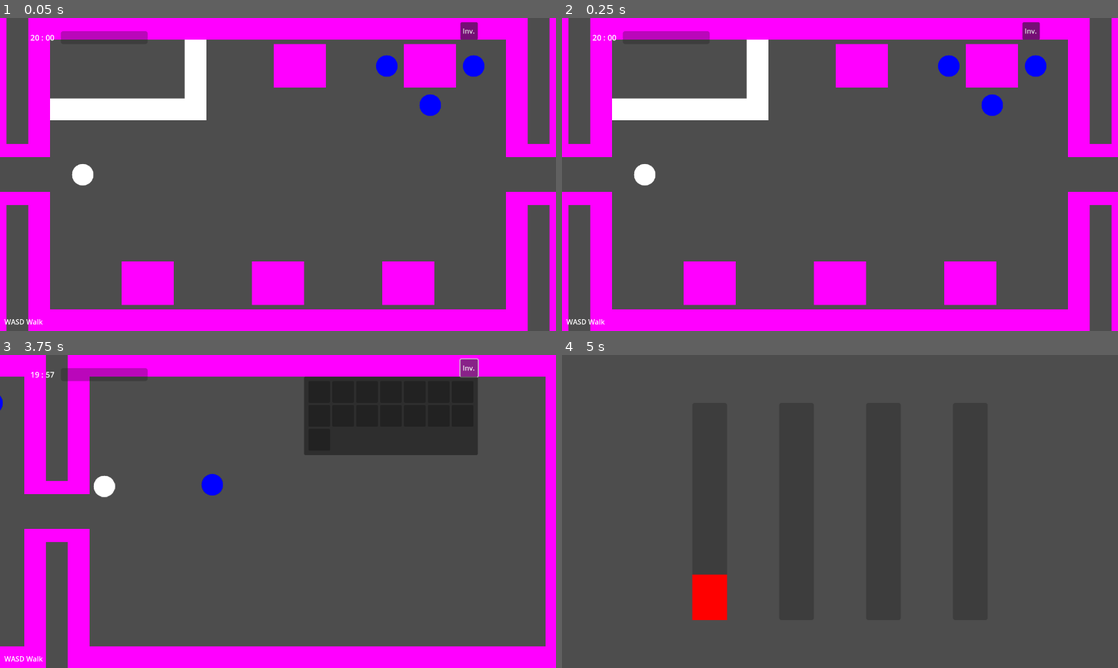
Above: before the commit, frames 1-4 (two rows, left to right).
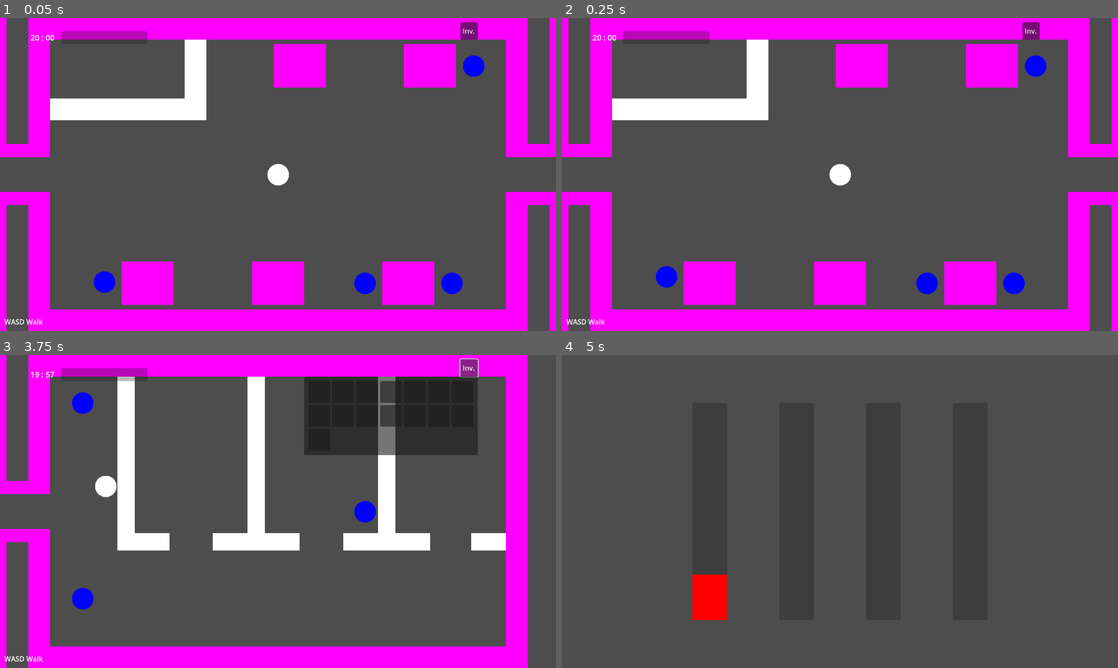
Above: after the commit, the same moments.

Repository: cty012/terror-on-the-tracks-demo
Game: Godot game, scene res://scenes/game.tscn
The game is run twice, just before and just after one commit, with the same random seed, the same clock (stepped at 60 frames per second) and the same inputs.
Inputs:
- Up to frame 1 (0.05 s): no input
- Up to frame 2 (0.25 s): no input
- Up to frame 3 (3.75 s): click "Inv." at 0.5 s; tap Enter at 1.25, 2.75 s; hold D 1.28-2.03 s; tap M at 1.35, 2.1, 3.05 s; tap Space at 1.52, 2, 2.27, 3.5 s; hold S 2.03-2.78 s; hold D 2.78-3.53 s; tap F at 2.85 s; hold W from 3.53 s (still down); tap N at 3.6 s
- Up to frame 4 (5 s): tap Space at 3.77, 4.52 s; tap M at 3.8, 4.55 s; tap Enter at 4.25 s; release W at 4.28 s; hold A from 4.28 s (still down); tap E at 4.35 s

The runs differ from the first frame. In frame 1, 1.5% of the frame differs, in the area x 12-84%, y 11-89%; in frame 2, 1.5%; in frame 3, 20%, in the area x 0-100%, y 0-100%; in frame 4, nothing differs.

Commit message:
NPCs and Sleeping Walls

Diff:
--- a/scenes/game.tscn
+++ b/scenes/game.tscn
@@ -22,8 +22,10 @@
 [ext_resource type="Script" path="res://scripts/behaviors/dialogue_tree_alfred.gd" id="16_tdev3"]
 [ext_resource type="Script" path="res://scripts/behaviors/dialogue_tree_will.gd" id="18_bgcwb"]
 [ext_resource type="Script" path="res://scripts/behaviors/dialogue_tree_walker.gd" id="19_8h2pq"]
-[ext_resource type="Script" path="res://scripts/behaviors/movement_walker.gd" id="19_fld4r"]
+[ext_resource type="Script" path="res://scripts/behaviors/movement_walter.gd" id="19_fld4r"]
 [ext_resource type="Script" path="res://scripts/behaviors/dialogue_tree_thomas.gd" id="20_gfysw"]
+[ext_resource type="Script" path="res://scripts/behaviors/movement_amelia.gd" id="22_6ysmg"]
+[ext_resource type="Script" path="res://scripts/behaviors/movement_victoria.gd" id="22_8psrm"]
 
 [sub_resource type="GDScript" id="GDScript_palwq"]
 script/source = "extends Control
@@ -89,6 +91,22 @@
 
 [sub_resource type="RectangleShape2D" id="RectangleShape2D_akvqt"]
 size = Vector2(50, 140)
+
+[sub_resource type="RectangleShape2D" id="RectangleShape2D_bdvkj"]
+size = Vector2(40, 400)
+
+[sub_resource type="CanvasTexture" id="CanvasTexture_8apc3"]
+
+[sub_resource type="RectangleShape2D" id="RectangleShape2D_nhh0p"]
+size = Vector2(40, 400)
+
+[sub_resource type="RectangleShape2D" id="RectangleShape2D_jifwn"]
+size = Vector2(80, 40)
+
+[sub_resource type="CanvasTexture" id="CanvasTexture_18old"]
+
+[sub_resource type="RectangleShape2D" id="RectangleShape2D_5185o"]
+size = Vector2(80, 40)
 
 [node name="game_scene" type="Node2D"]
 
@@ -331,7 +349,6 @@
 layout_mode = 2
 
 [node name="player" type="CharacterBody2D" parent="."]
-position = Vector2(-450, 0)
 script = ExtResource("1_0bvfg")
 
 [node name="sprite" type="Sprite2D" parent="player"]
@@ -342,7 +359,7 @@
 [node name="npc" type="Node" parent="."]
 
 [node name="alfred" type="CharacterBody2D" parent="npc"]
-position = Vector2(250, -250)
+position = Vector2(450, -250)
 script = ExtResource("7_x2f58")
 character_name = "Alfred"
 dialogue_tree_script = ExtResource("16_tdev3")
@@ -359,7 +376,7 @@
 shape = SubResource("CircleShape2D_01ogc")
 
 [node name="will" type="CharacterBody2D" parent="npc"]
-position = Vector2(450, -250)
+position = Vector2(400, 250)
 script = ExtResource("7_x2f58")
 character_name = "Will"
 dialogue_tree_script = ExtResource("18_bgcwb")
@@ -375,39 +392,109 @@
 [node name="collision" type="CollisionShape2D" parent="npc/will/dialogue_range"]
 shape = SubResource("CircleShape2D_01ogc")
 
-[node name="walker" type="CharacterBody2D" parent="npc"]
-position = Vector2(1000, 60)
+[node name="thomas" type="CharacterBody2D" parent="npc"]
+position = Vector2(200, 250)
+script = ExtResource("7_x2f58")
+character_name = "Thomas"
+dialogue_tree_script = ExtResource("20_gfysw")
+
+[node name="sprite" type="Sprite2D" parent="npc/thomas"]
+
+[node name="collision" type="CollisionShape2D" parent="npc/thomas"]
+shape = SubResource("CircleShape2D_cdq3x")
+
+[node name="dialogue_range" type="Area2D" parent="npc/thomas"]
+script = ExtResource("9_6tywj")
+
+[node name="collision" type="CollisionShape2D" parent="npc/thomas/dialogue_range"]
+shape = SubResource("CircleShape2D_01ogc")
+
+[node name="attendant" type="CharacterBody2D" parent="npc"]
+position = Vector2(750, -250)
+script = ExtResource("7_x2f58")
+character_name = "Thomas"
+dialogue_tree_script = ExtResource("20_gfysw")
+
+[node name="sprite" type="Sprite2D" parent="npc/attendant"]
+
+[node name="collision" type="CollisionShape2D" parent="npc/attendant"]
+shape = SubResource("CircleShape2D_cdq3x")
+
+[node name="dialogue_range" type="Area2D" parent="npc/attendant"]
+script = ExtResource("9_6tywj")
+
+[node name="collision" type="CollisionShape2D" parent="npc/attendant/dialogue_range"]
+shape = SubResource("CircleShape2D_01ogc")
+
+[node name="lucy" type="CharacterBody2D" parent="npc"]
+position = Vector2(1400, 0)
+script = ExtResource("7_x2f58")
+character_name = "Thomas"
+dialogue_tree_script = ExtResource("20_gfysw")
+
+[node name="sprite" type="Sprite2D" parent="npc/lucy"]
+
+[node name="collision" type="CollisionShape2D" parent="npc/lucy"]
+shape = SubResource("CircleShape2D_cdq3x")
+
+[node name="dialogue_range" type="Area2D" parent="npc/lucy"]
+script = ExtResource("9_6tywj")
+
+[node name="collision" type="CollisionShape2D" parent="npc/lucy/dialogue_range"]
+shape = SubResource("CircleShape2D_01ogc")
+
+[node name="walter" type="CharacterBody2D" parent="npc"]
+position = Vector2(-1200, 120)
 script = ExtResource("7_x2f58")
 character_name = "Walker"
 dialogue_tree_script = ExtResource("19_8h2pq")
 movement_script = ExtResource("19_fld4r")
 
-[node name="sprite" type="Sprite2D" parent="npc/walker"]
-
-[node name="CollisionShape2D" type="CollisionShape2D" parent="npc/walker"]
+[node name="sprite" type="Sprite2D" parent="npc/walter"]
+
+[node name="CollisionShape2D" type="CollisionShape2D" parent="npc/walter"]
 shape = SubResource("CircleShape2D_rbhma")
 
-[node name="dialogue_range" type="Area2D" parent="npc/walker"]
+[node name="dialogue_range" type="Area2D" parent="npc/walter"]
 script = ExtResource("9_6tywj")
 
-[node name="collision" type="CollisionShape2D" parent="npc/walker/dialogue_range"]
+[node name="collision" type="CollisionShape2D" parent="npc/walter/dialogue_range"]
 shape = SubResource("CircleShape2D_01ogc")
 
-[node name="thomas" type="CharacterBody2D" parent="npc"]
-position = Vector2(350, -160)
+[node name="victoria" type="CharacterBody2D" parent="npc"]
+position = Vector2(-400, 250)
 script = ExtResource("7_x2f58")
-character_name = "Thomas"
-dialogue_tree_script = ExtResource("20_gfysw")
-
-[node name="sprite" type="Sprite2D" parent="npc/thomas"]
-
-[node name="collision" type="CollisionShape2D" parent="npc/thomas"]
-shape = SubResource("CircleShape2D_cdq3x")
-
-[node name="dialogue_range" type="Area2D" parent="npc/thomas"]
+character_name = "Walker"
+dialogue_tree_script = ExtResource("19_8h2pq")
+movement_script = ExtResource("22_8psrm")
+
+[node name="sprite" type="Sprite2D" parent="npc/victoria"]
+
+[node name="CollisionShape2D" type="CollisionShape2D" parent="npc/victoria"]
+shape = SubResource("CircleShape2D_rbhma")
+
+[node name="dialogue_range" type="Area2D" parent="npc/victoria"]
 script = ExtResource("9_6tywj")
 
-[node name="collision" type="CollisionShape2D" parent="npc/thomas/dialogue_range"]
+[node name="collision" type="CollisionShape2D" parent="npc/victoria/dialogue_range"]
+shape = SubResource("CircleShape2D_01ogc")
+
+[node name="amelia" type="CharacterBody2D" parent="npc"]
+position = Vector2(1650, 200)
+script = ExtResource("7_x2f58")
+character_name = "Walker"
+dialogue_tree_script = ExtResource("19_8h2pq")
+movement_script = ExtResource("22_6ysmg")
+
+[node name="sprite" type="Sprite2D" parent="npc/amelia"]
+
+[node name="CollisionShape2D" type="CollisionShape2D" parent="npc/amelia"]
+shape = SubResource("CircleShape2D_rbhma")
+
+[node name="dialogue_range" type="Area2D" parent="npc/amelia"]
+script = ExtResource("9_6tywj")
+
+[node name="collision" type="CollisionShape2D" parent="npc/amelia/dialogue_range"]
 shape = SubResource("CircleShape2D_01ogc")
 
 [node name="car0" type="Node" parent="."]
@@ -472,14 +559,6 @@
 
 [node name="collision" type="CollisionShape2D" parent="car0/sudwall"]
 shape = SubResource("RectangleShape2D_0ysf1")
-
-[node name="mat0" type="Area2D" parent="car0"]
-position = Vector2(-1750, 0)
-script = ExtResource("11_k3sqm")
-index = -1
-
-[node name="collision" type="CollisionShape2D" parent="car0/mat0"]
-shape = ExtResource("12_hpof6")
 
 [node name="mat1" type="Area2D" parent="car0"]
 position = Vector2(-650, 0)
@@ -742,20 +821,101 @@
 [node name="collision" type="CollisionShape2D" parent="car2/sudwall"]
 shape = SubResource("RectangleShape2D_0ysf1")
 
+[node name="room1" type="StaticBody2D" parent="car2"]
+position = Vector2(1000, -110)
+
+[node name="leftwall" type="CollisionShape2D" parent="car2/room1"]
+position = Vector2(-150, 0)
+shape = SubResource("RectangleShape2D_bdvkj")
+
+[node name="lwalltex" type="Sprite2D" parent="car2/room1/leftwall"]
+scale = Vector2(40, 400)
+texture = SubResource("CanvasTexture_8apc3")
+
+[node name="rightwall" type="CollisionShape2D" parent="car2/room1"]
+position = Vector2(150, 0)
+shape = SubResource("RectangleShape2D_nhh0p")
+
+[node name="lwalltex" type="Sprite2D" parent="car2/room1/rightwall"]
+scale = Vector2(40, 400)
+texture = SubResource("CanvasTexture_8apc3")
+
+[node name="doorleft" type="CollisionShape2D" parent="car2/room1"]
+position = Vector2(-90, 180)
+shape = SubResource("RectangleShape2D_jifwn")
+
+[node name="dltex" type="Sprite2D" parent="car2/room1/doorleft"]
+scale = Vector2(80, 40)
+texture = SubResource("CanvasTexture_18old")
+
+[node name="doorright" type="CollisionShape2D" parent="car2/room1"]
+position = Vector2(90, 180)
+shape = SubResource("RectangleShape2D_5185o")
+
+[node name="drtex" type="Sprite2D" parent="car2/room1/doorright"]
+scale = Vector2(80, 40)
+texture = SubResource("CanvasTexture_18old")
+
+[node name="room3" type="StaticBody2D" parent="car2"]
+position = Vector2(1600, -110)
+
+[node name="leftwall" type="CollisionShape2D" parent="car2/room3"]
+position = Vector2(-150, 0)
+shape = SubResource("RectangleShape2D_bdvkj")
+
+[node name="lwalltex" type="Sprite2D" parent="car2/room3/leftwall"]
+scale = Vector2(40, 400)
+texture = SubResource("CanvasTexture_8apc3")
+
+[node name="doorleft" type="CollisionShape2D" parent="car2/room3"]
+position = Vector2(-90, 180)
+shape = SubResource("RectangleShape2D_jifwn")
+
+[node name="dltex" type="Sprite2D" parent="car2/room3/doorleft"]
+scale = Vector2(80, 40)
+texture = SubResource("CanvasTexture_18old")
+
+[node name="doorright" type="CollisionShape2D" parent="car2/room3"]
+position = Vector2(85, 180)
+shape = SubResource("RectangleShape2D_5185o")
+
+[node name="drtex" type="Sprite2D" parent="car2/room3/doorright"]
+scale = Vector2(80, 40)
+texture = SubResource("CanvasTexture_18old")
+
+[node name="room2" type="StaticBody2D" parent="car2"]
+position = Vector2(1300, -110)
+
+[node name="rightwall" type="CollisionShape2D" parent="car2/room2"]
+position = Vector2(150, 0)
+shape = SubResource("RectangleShape2D_nhh0p")
+
+[node name="lwalltex" type="Sprite2D" parent="car2/room2/rightwall"]
+scale = Vector2(40, 400)
+texture = SubResource("CanvasTexture_8apc3")
+
+[node name="doorleft" type="CollisionShape2D" parent="car2/room2"]
+position = Vector2(-90, 180)
+shape = SubResource("RectangleShape2D_jifwn")
+
+[node name="dltex" type="Sprite2D" parent="car2/room2/doorleft"]
+scale = Vector2(80, 40)
+texture = SubResource("CanvasTexture_18old")
+
+[node name="doorright" type="CollisionShape2D" parent="car2/room2"]
+position = Vector2(90, 180)
+shape = SubResource("RectangleShape2D_5185o")
+
+[node name="drtex" type="Sprite2D" parent="car2/room2/doorright"]
+scale = Vector2(80, 40)
+texture = SubResource("CanvasTexture_18old")
+
 [node name="mat0" type="Area2D" parent="car2"]
 position = Vector2(650, 0)
 script = ExtResource("11_k3sqm")
 index = 1
 
 [node name="collision" type="CollisionShape2D" parent="car2/mat0"]
-shape = ExtResource("12_hpof6")
-
-[node name="mat1" type="Area2D" parent="car2"]
-position = Vector2(1750, 0)
-script = ExtResource("11_k3sqm")
-index = 1
-
-[node name="collision" type="CollisionShape2D" parent="car2/mat1"]
 shape = ExtResource("12_hpof6")
 
 [node name="minigame_lockpick" type="Control" parent="."]
--- /dev/null
+++ b/scripts/behaviors/movement_amelia.gd
@@ -0,0 +1,63 @@
+extends Movement
+
+
+enum MOVEMENT_STATE {
+    LEFT = 0,  LEFT_IDLE = 1,
+    RIGHT = 2, RIGHT_IDLE = 3,
+}
+
+const SPEED := 4.0
+const MOVING_TIME := 3.9
+const IDLE_TIME := 0.5
+const MOVING_STATES = [
+    MOVEMENT_STATE.LEFT,
+    MOVEMENT_STATE.RIGHT,
+]
+const IDLE_STATES = [
+    MOVEMENT_STATE.LEFT_IDLE,
+    MOVEMENT_STATE.RIGHT_IDLE,
+]
+
+var current_state: MOVEMENT_STATE
+var current_time := 0.0
+var contact_flag := false
+var node: Node
+var range_node: Node
+
+
+# Given the current state and time, return the velocity
+# Updates the current state internally
+func transition() -> Vector2:
+    # Find the velocity
+    var velocity = Vector2.ZERO
+    match current_state:
+        MOVEMENT_STATE.LEFT:
+            velocity.x -= 1.0
+        MOVEMENT_STATE.RIGHT:
+            velocity.x += 1.0
+
+    # Change state
+    if current_state in MOVING_STATES and current_time > MOVING_TIME:
+        current_state += 1
+        current_time = 0
+    elif current_state in IDLE_STATES and current_time > IDLE_TIME:
+        current_state = (current_state + 1) % 4
+        current_time = 0
+
+    return velocity
+
+
+func start(node: Node) -> void:
+    self.node = node
+    self.range_node = node.get_node("dialogue_range")
+
+
+func update(delta: float) -> void:
+    if range_node.contact_state():
+        return
+
+    var velocity = transition()
+    node.move_and_collide(velocity.normalized() * SPEED)
+
+    # Update the time
+    current_time += delta
--- /dev/null
+++ b/scripts/behaviors/movement_victoria.gd
@@ -0,0 +1,63 @@
+extends Movement
+
+
+enum MOVEMENT_STATE {
+    UP = 0,    UP_IDLE = 1,
+    DOWN = 2,  DOWN_IDLE = 3,
+}
+
+const SPEED := 1.0
+const MOVING_TIME := 5.7
+const IDLE_TIME := 5
+const MOVING_STATES = [
+    MOVEMENT_STATE.UP,
+    MOVEMENT_STATE.DOWN,
+]
+const IDLE_STATES = [
+    MOVEMENT_STATE.UP_IDLE,
+    MOVEMENT_STATE.DOWN_IDLE,
+]
+
+var current_state: MOVEMENT_STATE
+var current_time := 0.0
+var contact_flag := false
+var node: Node
+var range_node: Node
+
+
+# Given the current state and time, return the velocity
+# Updates the current state internally
+func transition() -> Vector2:
+    # Find the velocity
+    var velocity = Vector2.ZERO
+    match current_state:
+        MOVEMENT_STATE.UP:
+            velocity.y -= 1.0
+        MOVEMENT_STATE.DOWN:
+            velocity.y += 1.0
+
+    # Change state
+    if current_state in MOVING_STATES and current_time > MOVING_TIME:
+        current_state += 1
+        current_time = 0
+    elif current_state in IDLE_STATES and current_time > IDLE_TIME:
+        current_state = (current_state + 1) % 4
+        current_time = 0
+
+    return velocity
+
+
+func start(node: Node) -> void:
+    self.node = node
+    self.range_node = node.get_node("dialogue_range")
+
+
+func update(delta: float) -> void:
+    if range_node.contact_state():
+        return
+
+    var velocity = transition()
+    node.move_and_collide(velocity.normalized() * SPEED)
+
+    # Update the time
+    current_time += delta
--- a/scripts/behaviors/movement_walker.gd
+++ b/scripts/behaviors/movement_walter.gd
@@ -8,9 +8,9 @@
     RIGHT = 6, RIGHT_IDLE = 7,
 }
 
-const SPEED := 1.0
-const MOVING_TIME := 2.0
-const IDLE_TIME := 1
+const SPEED := 2.0
+const MOVING_TIME := 2.8
+const IDLE_TIME := 2
 const MOVING_STATES = [
     MOVEMENT_STATE.UP,
     MOVEMENT_STATE.LEFT,
Not shown: 1 places in scenes/game.tscn that only renumber resources
